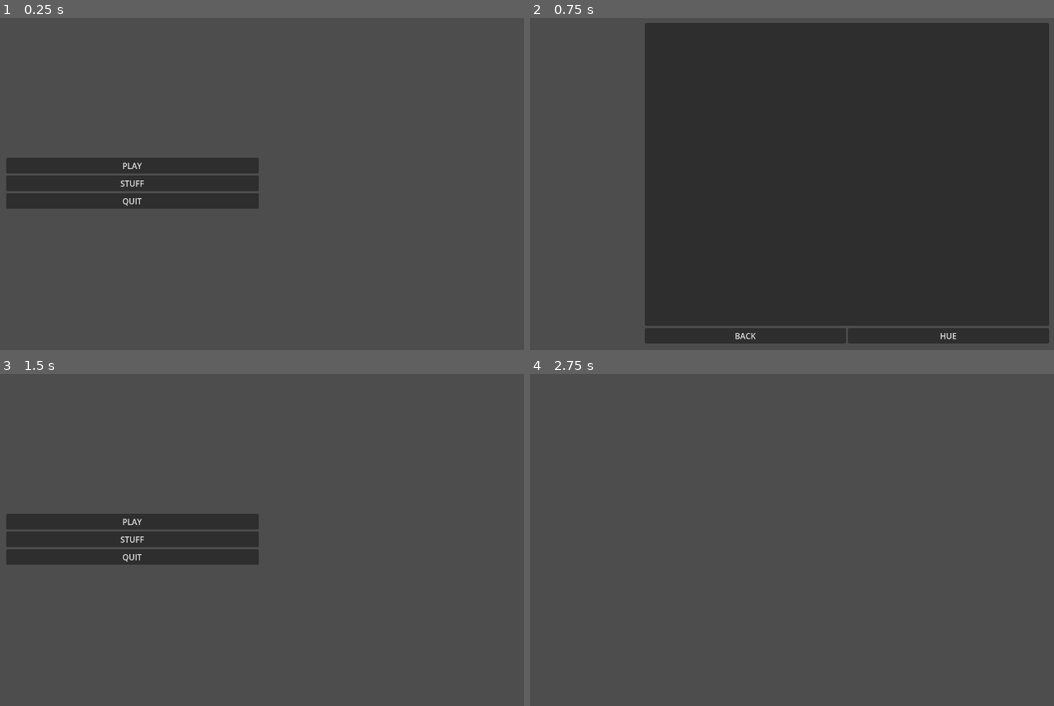
Above: before the commit, frames 1-4 (two rows, left to right).
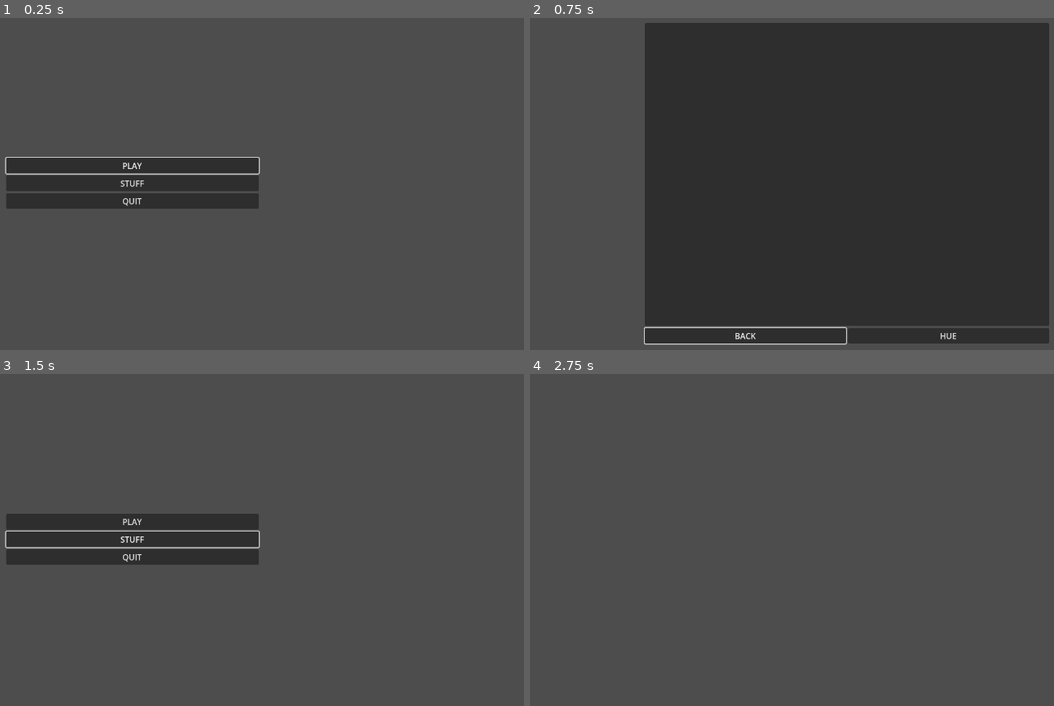
Above: after the commit, the same moments.

Repository: Graunder/ggj24
Game: Godot game, scene res://Assets/Scenes/main.tscn
Same seed, same stepped clock (60 frames per second), same inputs: the game is played once before the commit and once after it.
Inputs:
- Up to frame 1 (0.25 s): no input
- Up to frame 2 (0.75 s): click "STUFF" at 0.5 s
- Up to frame 3 (1.5 s): click "BACK" at 1.25 s
- Up to frame 4 (2.75 s): click "PLAY" at 2 s

The runs differ from the first frame. In frame 1, 0.4% of the frame differs, in the area x 0-50%, y 41-48%; in frame 2, 0.4%, in the area x 21-61%, y 92-99%; in frame 3, 0.4%; in frame 4, nothing differs.

Commit message:
fixed controller select for UI

Diff:
--- a/Assets/Scenes/menu.tscn
+++ b/Assets/Scenes/menu.tscn
@@ -26,6 +26,7 @@
 
 [node name="Play" type="Button" parent="MainMenu/CenterContainer/MainContainer"]
 layout_mode = 2
+focus_neighbor_bottom = NodePath("../Options")
 text = "PLAY"
 
 [node name="Resume" type="Button" parent="MainMenu/CenterContainer/MainContainer"]
@@ -40,10 +41,13 @@
 
 [node name="Options" type="Button" parent="MainMenu/CenterContainer/MainContainer"]
 layout_mode = 2
+focus_neighbor_top = NodePath("../Play")
+focus_neighbor_bottom = NodePath("../Quit")
 text = "STUFF"
 
 [node name="Quit" type="Button" parent="MainMenu/CenterContainer/MainContainer"]
 layout_mode = 2
+focus_neighbor_top = NodePath("../Options")
 text = "QUIT"
 
 [node name="OptionsMenu" type="MarginContainer" parent="."]
--- a/Assets/Scripts/Main.gd
+++ b/Assets/Scripts/Main.gd
@@ -39,6 +39,7 @@
 # Called when the node enters the scene tree for the first time.
 func _ready():
 	Input.set_mouse_mode(Input.MOUSE_MODE_CAPTURED)
+	menu.grab_start_focus()
 
 # Called every frame. 'delta' is the elapsed time since the previous frame.
 func _process(delta):
--- a/Assets/Scripts/Menu.gd
+++ b/Assets/Scripts/Menu.gd
@@ -54,6 +54,11 @@
 	if enable_options:
 		main_menu.hide()
 		options_menu.show()
+		back.grab_focus()
 	else:
 		options_menu.hide()
 		main_menu.show()
+		options.grab_focus()
+
+func grab_start_focus():
+	play.grab_focus()
--- a/project.godot
+++ b/project.godot
@@ -28,6 +28,19 @@
 
 [input]
 
+ui_accept={
+"deadzone": 0.5,
+"events": [Object(InputEventKey,"resource_local_to_scene":false,"resource_name":"","device":0,"window_id":0,"alt_pressed":false,"shift_pressed":false,"ctrl_pressed":false,"meta_pressed":false,"pressed":false,"keycode":4194309,"physical_keycode":0,"key_label":0,"unicode":0,"echo":false,"script":null)
+, Object(InputEventKey,"resource_local_to_scene":false,"resource_name":"","device":0,"window_id":0,"alt_pressed":false,"shift_pressed":false,"ctrl_pressed":false,"meta_pressed":false,"pressed":false,"keycode":4194310,"physical_keycode":0,"key_label":0,"unicode":0,"echo":false,"script":null)
+, Object(InputEventKey,"resource_local_to_scene":false,"resource_name":"","device":0,"window_id":0,"alt_pressed":false,"shift_pressed":false,"ctrl_pressed":false,"meta_pressed":false,"pressed":false,"keycode":32,"physical_keycode":0,"key_label":0,"unicode":32,"echo":false,"script":null)
+, Object(InputEventJoypadButton,"resource_local_to_scene":false,"resource_name":"","device":-1,"button_index":0,"pressure":0.0,"pressed":false,"script":null)
+]
+}
+ui_select={
+"deadzone": 0.5,
+"events": [Object(InputEventKey,"resource_local_to_scene":false,"resource_name":"","device":0,"window_id":0,"alt_pressed":false,"shift_pressed":false,"ctrl_pressed":false,"meta_pressed":false,"pressed":false,"keycode":32,"physical_keycode":0,"key_label":0,"unicode":32,"echo":false,"script":null)
+]
+}
 forward={
 "deadzone": 0.2,
 "events": [Object(InputEventJoypadMotion,"resource_local_to_scene":false,"resource_name":"","device":-1,"axis":1,"axis_value":-1.0,"script":null)
